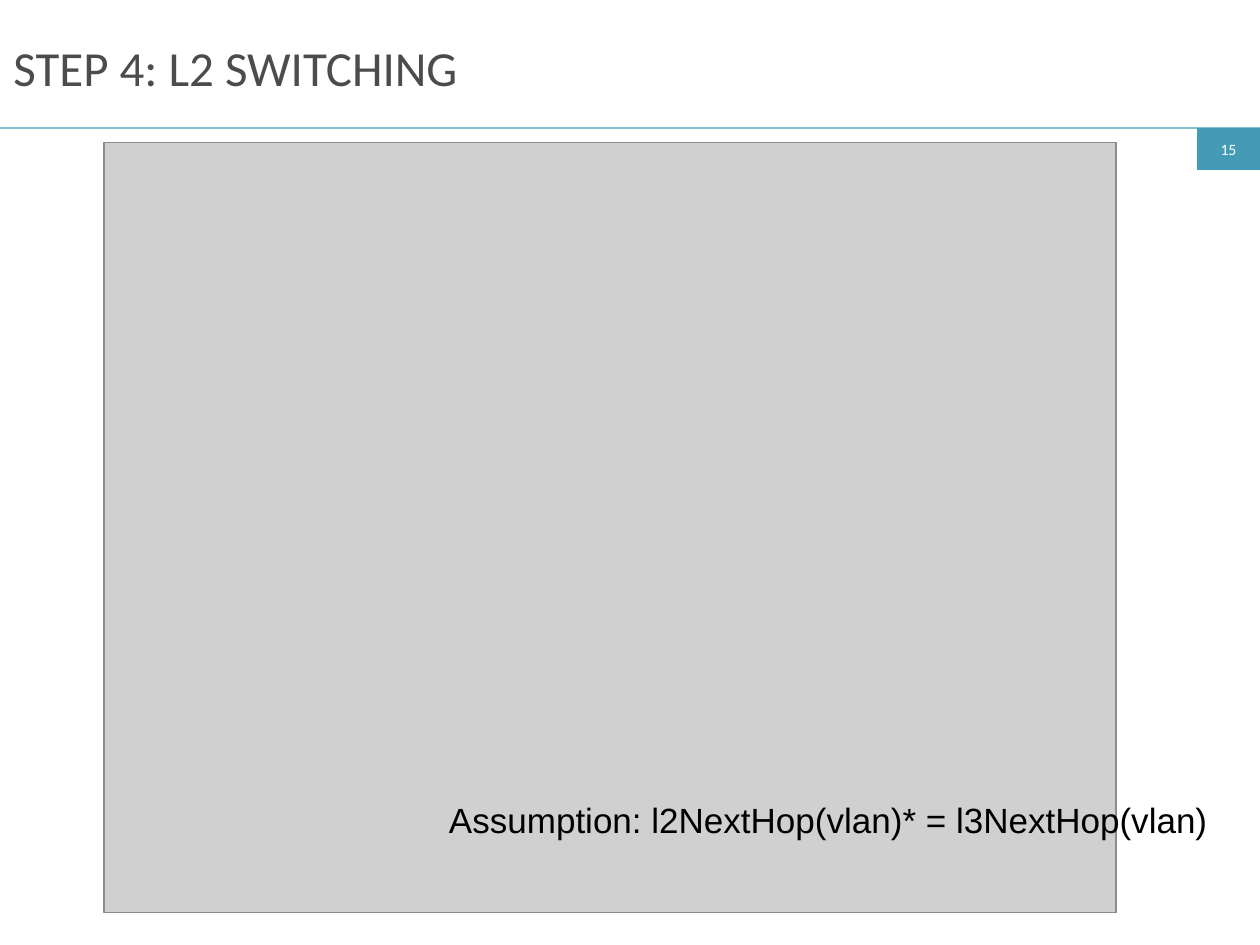
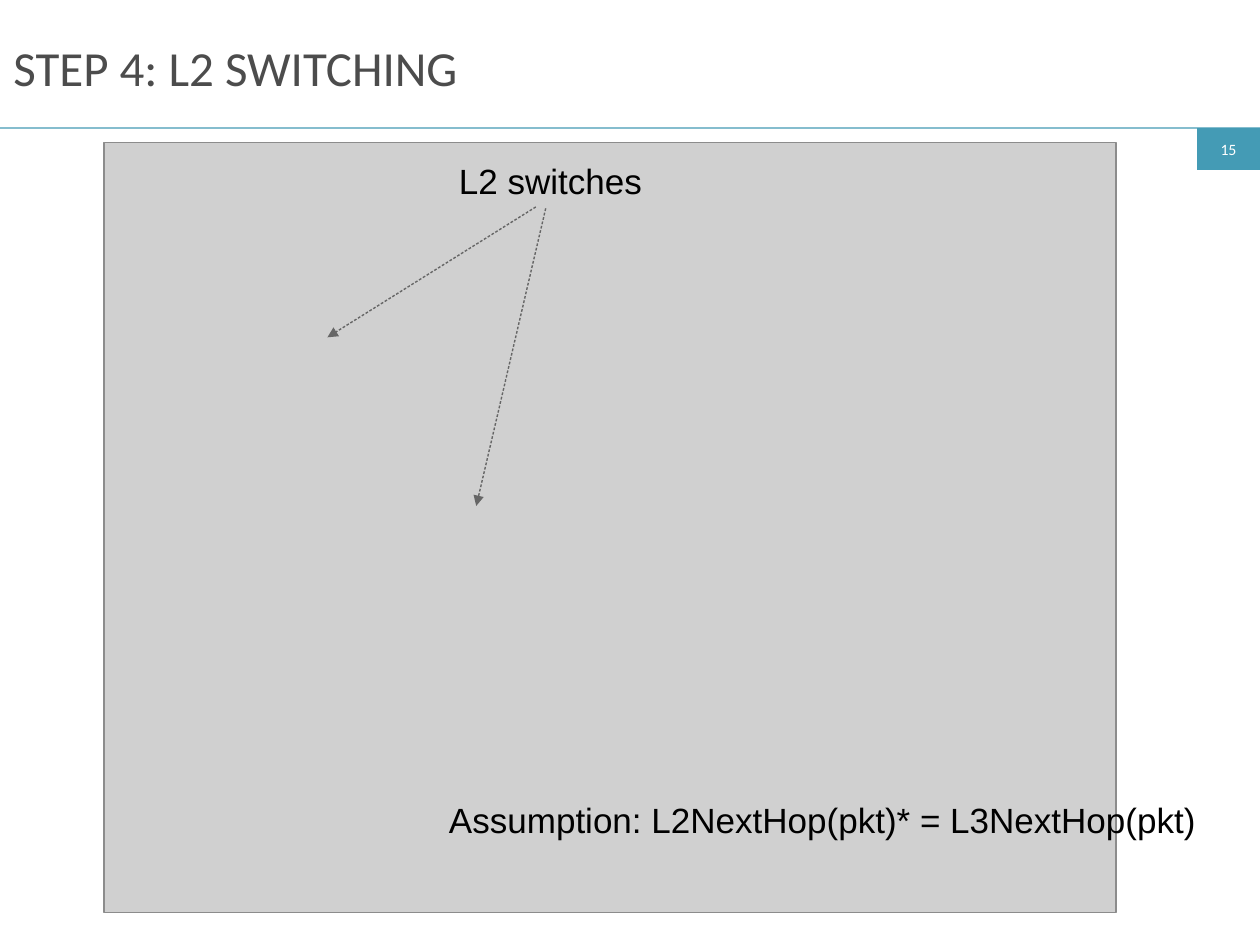
Before and after one commit to ryzhyk/cocoon, a slide deck: slide 15 of doc/netpl16/talk/cocoon.odp. Drawn at 1260x945 pixels with LibreOffice and Linux fonts; fonts in the diff are those of the drawing; grey boxes stand for pictures. Boxes give left, top, right and bottom in pixels: in the first picture for what was removed or moved away, otherwise in the second. Text is boxed around its words. In the diff, an @@ line names an element or a change of style, - is before the commit and + after.

```diff
--- a/doc/netpl16/talk/cocoon.odp
+++ b/doc/netpl16/talk/cocoon.odp
@@ text added at box(459, 168, 642, 195), 20 pt, text #000000 @@
+L2 switches
@@ arrow added from (536, 207) to (328, 338), #666666 0.79 pt @@
@@ arrow added from (546, 208) to (476, 507), #666666 0.79 pt @@
@@ text at box(449, 805, 1195, 840): text changed @@
-Assumption: l2NextHop(vlan)* = l3NextHop(vlan)
+Assumption: L2NextHop(pkt)* = L3NextHop(pkt)
```
Also in this commit, not shown: 10 other slides changed, 2 slides added, 2 other files.
